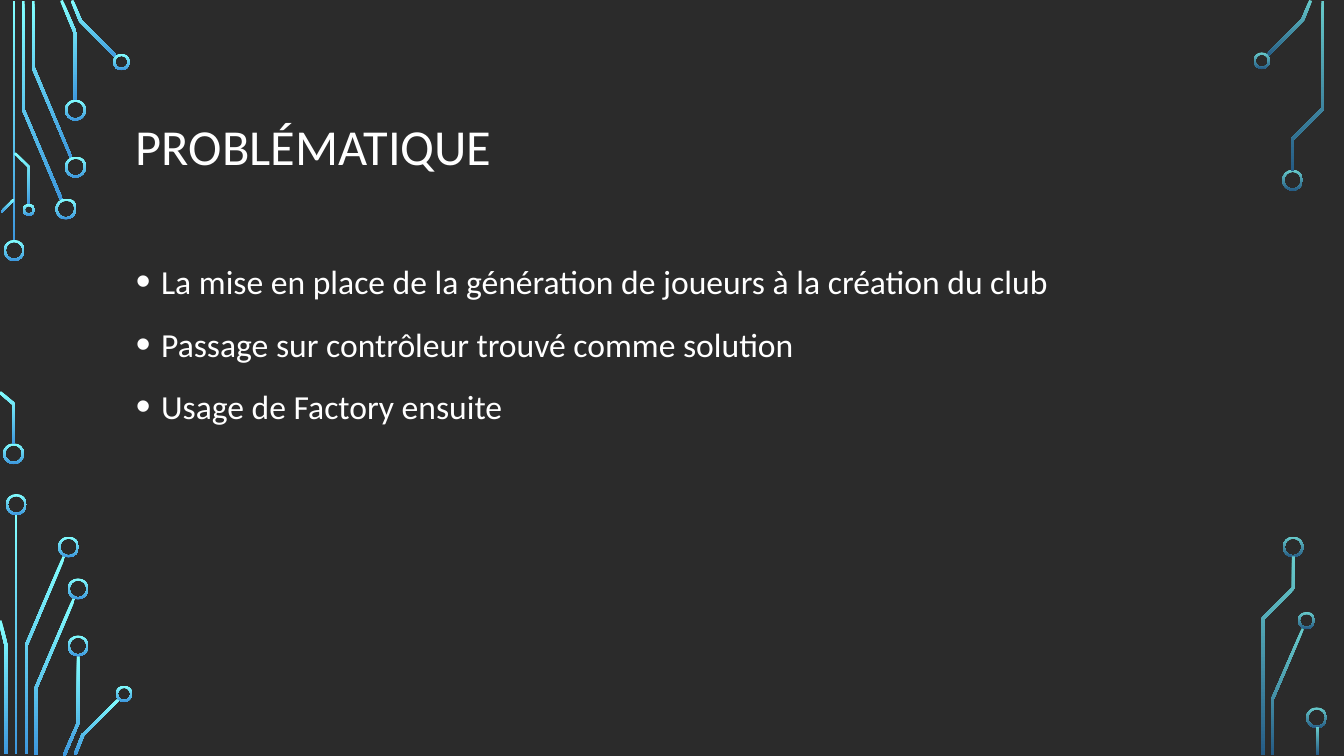
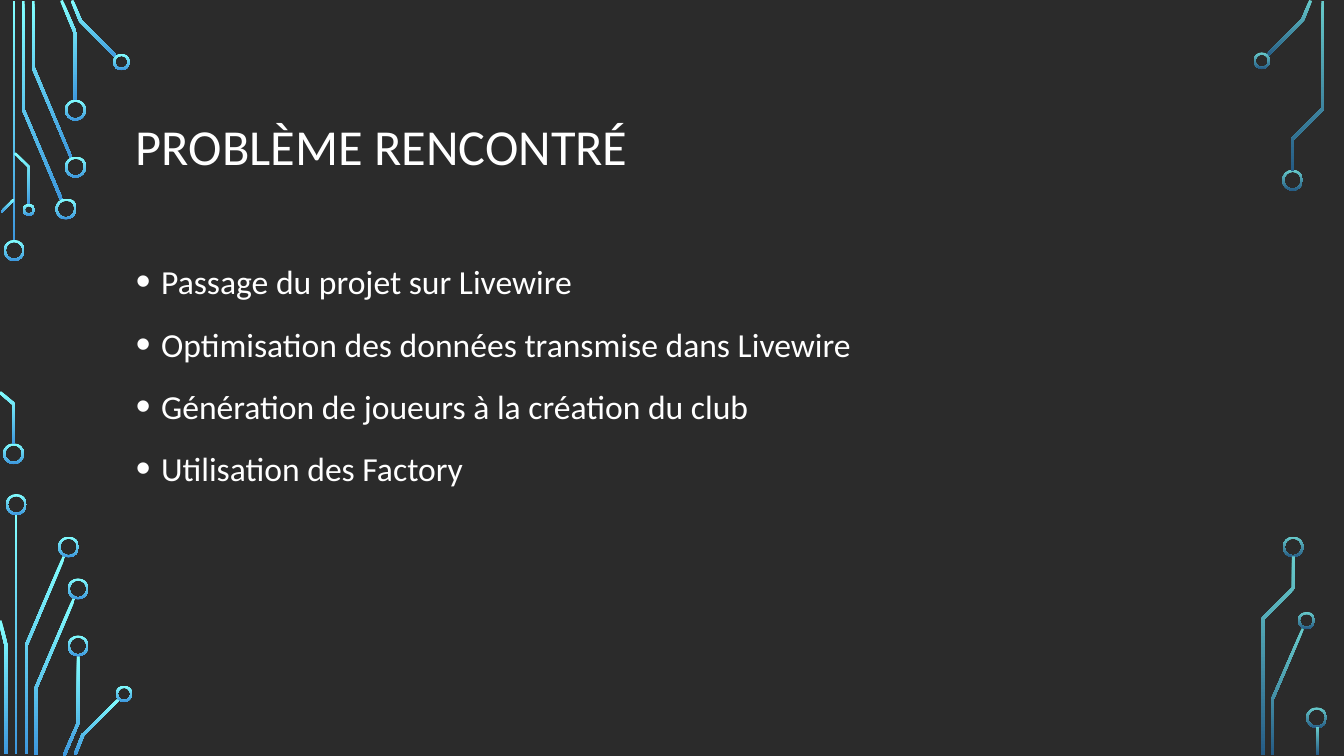
Before and after one commit to errazur/ProjetWeb, a slide deck: slide 20 of Conception-prealable/Stars of football.odp (slide 25 before the commit). Drawn at 1344x756 pixels with LibreOffice and Linux fonts; fonts in the diff are those of the drawing; background and template pictures are left out; a plain dark background stands for a picture behind light text. Boxes give left, top, right and bottom in pixels: in the first picture for what was removed or moved away, otherwise in the second. Text is boxed around its words. In the diff, an @@ line names an element or a change of style, - is before the commit and + after.

```diff
--- a/Conception-prealable/Stars of football.odp
+++ b/Conception-prealable/Stars of football.odp
@@ title at <box>136,124,627,166</box>: text changed @@
-PROBLÉMATIQUE
+PROBLÈME RENCONTRÉ
@@ text at <box>161,270,851,487</box>: text changed @@
-• La mise en place de la génération de joueurs à la création du club
-• Passage sur contrôleur trouvé comme solution
-• Usage de Factory ensuite
+• Passage du projet sur Livewire
+• Optimisation des données transmise dans Livewire
+• Génération de joueurs à la création du club
+• Utilisation des Factory
```
Also in this commit, not shown: 9 other slides changed, 10 slides added, 15 slides removed, 14 other files.
